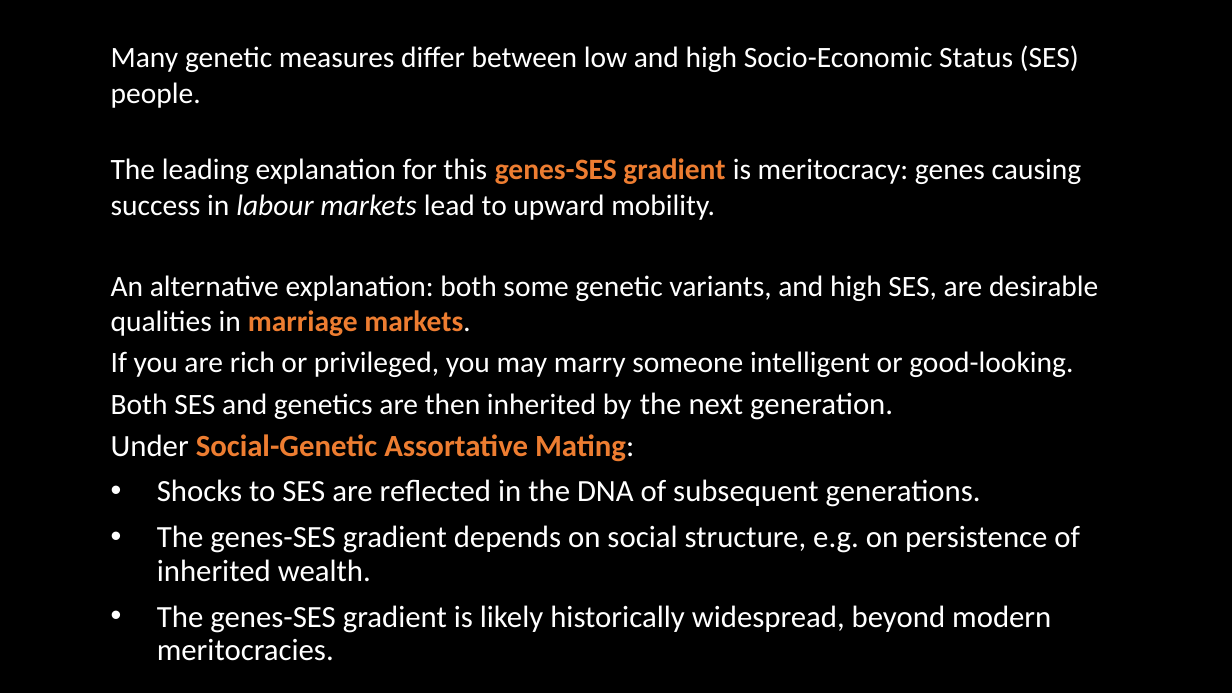
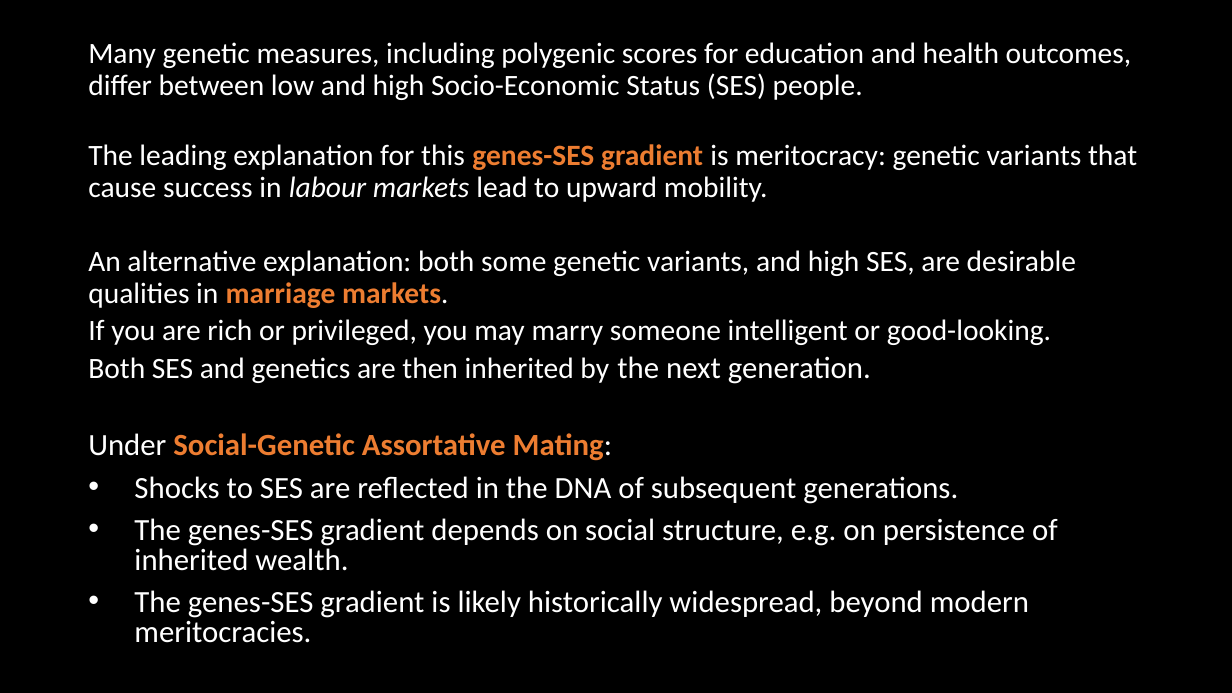
Before and after one commit to hughjonesd/trading-genetics, a slide deck: slide 3 of BGA 2022 presentation.pptx. Drawn at 1232x693 pixels with LibreOffice and Linux fonts; fonts in the diff are those of the drawing. Boxes give left, top, right and bottom in pixels: in the first picture for what was removed or moved away, otherwise in the second. Text is boxed around its words. In the diff, an @@ line names an element or a change of style, - is before the commit and + after.

```diff
--- a/BGA 2022 presentation.pptx
+++ b/BGA 2022 presentation.pptx
@@ text "Many genetic measures, including polygenic ...": place and size @@
-text "Many genetic measures, including polygenic ..." at (111,45,1098,582)
+text "Many genetic measures, including polygenic ..." at (88,42,1137,643)
@@ text at (88,42,1137,202): text changed @@
-Many genetic measures differ between low and high Socio-Economic Status (SES) people.
-The leading explanation for this genes-SES gradient is meritocracy: genes causing success in labour markets lead to upward mobility.
+Many genetic measures, including polygenic scores for education and health outcomes, differ between low and high Socio-Economic Status (SES) people.
+The leading explanation for this genes-SES gradient is meritocracy: genetic variants that cause success in labour markets lead to upward mobility.
@@ text at (88,250,1076,643): line spacing 1 to 0.9; line spacing 0.9 to 0.8 @@
```
Also in this commit, not shown: 7 other slides changed.
